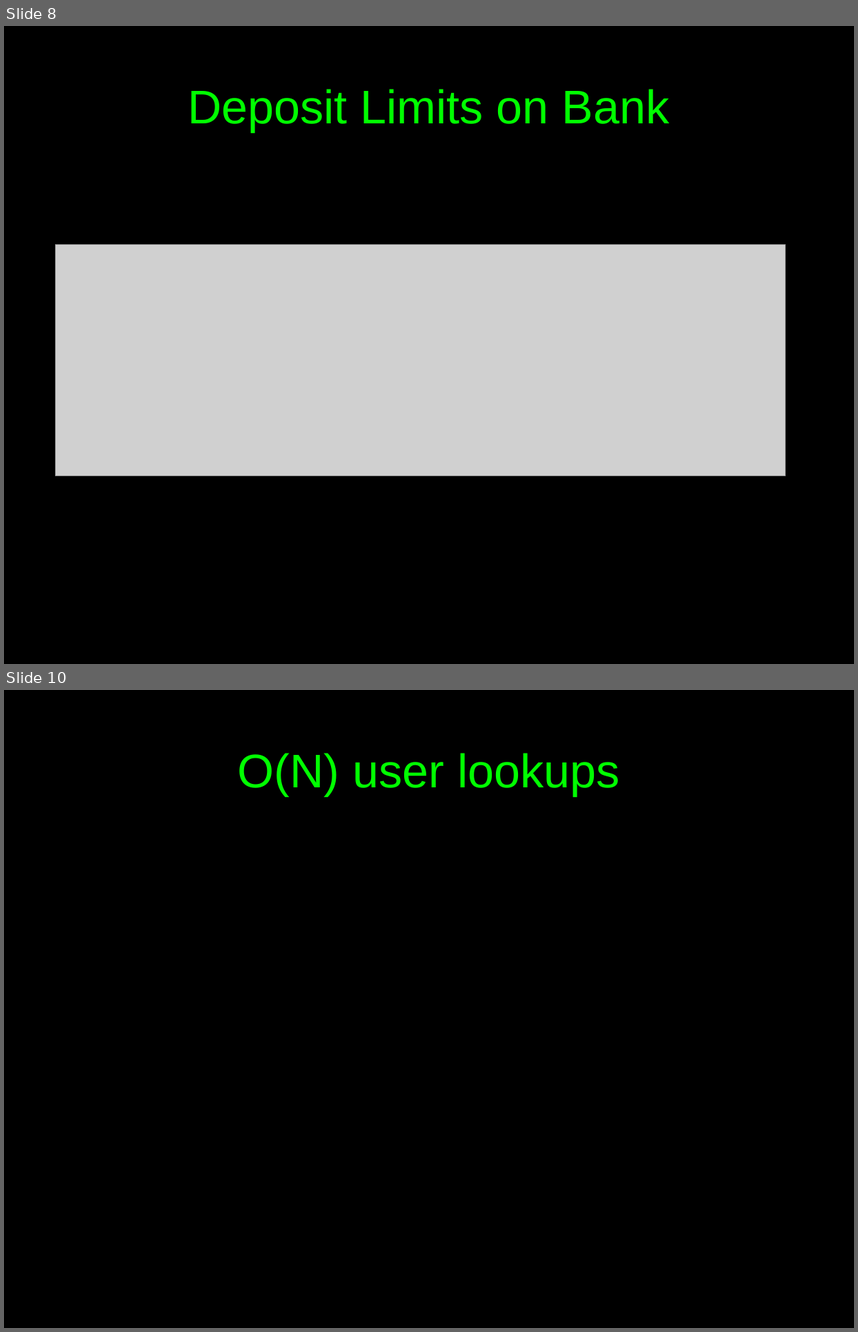
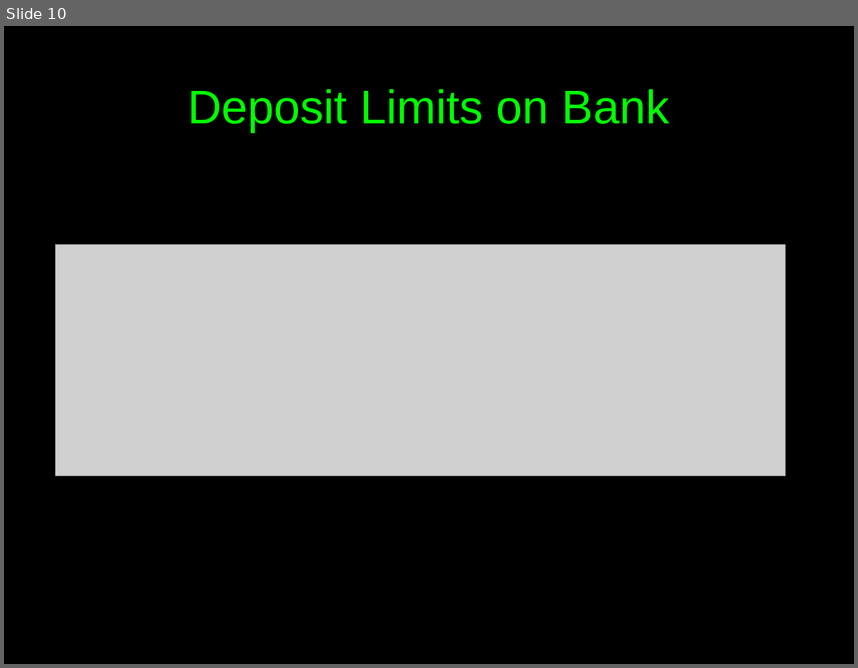
Before and after one commit to c00w/Crypto-Final-Project, a slide deck: Attack Presentation.odp. Shown one above the other, each under a label of ours: slides 8 and 10 before the commit, slide 10 after it; the slides between them are not shown. The pictures are 858x1332 and 858x668 pixels, drawn with LibreOffice and Linux fonts; fonts in the diff are those of the drawing; grey boxes stand for pictures. Boxes give left, top, right and bottom in pixels: in the first picture for what was removed or moved away, otherwise in the second. Text is boxed around its words. In the diff, an @@ line names an element or a change of style, - is before the commit and + after.

```diff
--- a/Attack Presentation.odp
+++ b/Attack Presentation.odp
@@ slide 10 removed at bbox=[4, 690, 854, 1328], background #000000 @@
@@ title removed at bbox=[238, 753, 619, 796] @@
-O(N) user lookups
@@ what was slide 8 is now slide 10 @@
```
Also in this commit, not shown: 1 slide changed, 7 slides added, 4 other slides removed, 1 other file.
